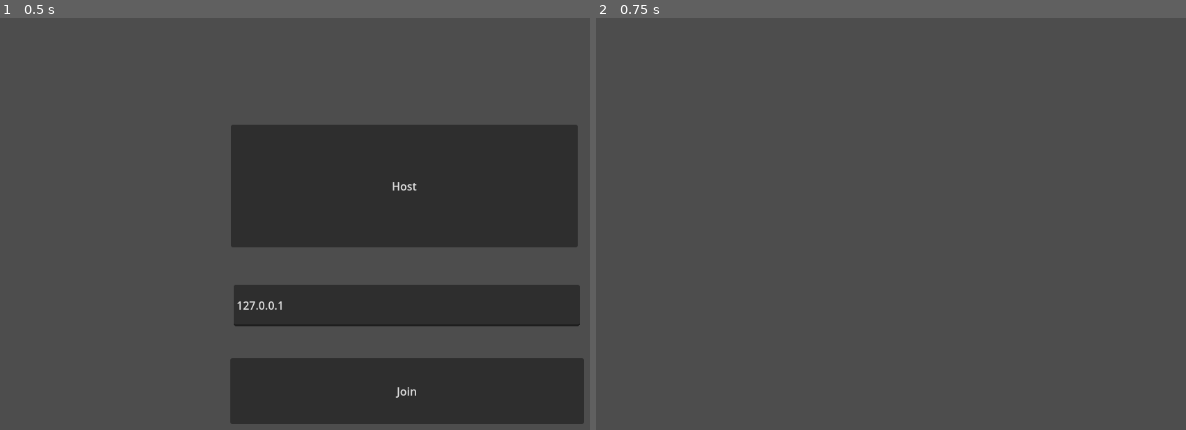
Above: before the commit, frames 1-2 (left to right).
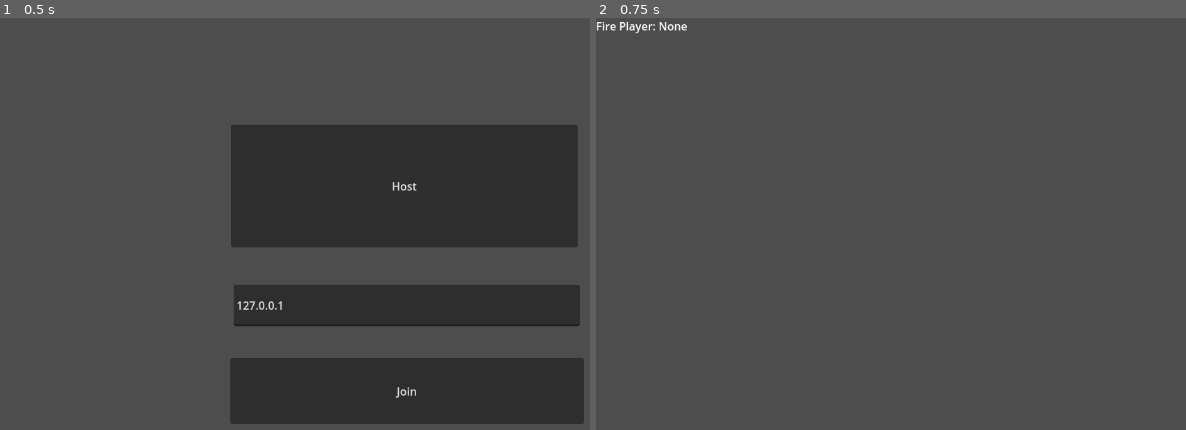
Above: after the commit, the same moments.

Repository: NoxLoveYa/Fire-Racer
Game: Godot game, scene res://Main.tscn
Same seed, same stepped clock (60 frames per second), same inputs: the game is played once before the commit and once after it.
Inputs:
- Up to frame 1 (0.5 s): no input
- Up to frame 2 (0.75 s): click "Join" at 0.5 s

Frame 1 is identical in both runs. In frame 2, 0.2% of the frame differs, in the area x 0-16%, y 0-4%.

Commit message:
[ADD] multiplayer random fire player

Diff:
--- a/Fire.tscn
+++ b/Fire.tscn
@@ -101,23 +101,6 @@
 
 [sub_resource type="QuadMesh" id="QuadMesh_347xb"]
 
-[sub_resource type="SceneReplicationConfig" id="SceneReplicationConfig_as3a7"]
-properties/0/path = NodePath("Fire:position")
-properties/0/spawn = true
-properties/0/replication_mode = 1
-properties/1/path = NodePath("Fire/StaticFlame:position")
-properties/1/spawn = true
-properties/1/replication_mode = 1
-properties/2/path = NodePath("Fire/Flames:position")
-properties/2/spawn = true
-properties/2/replication_mode = 1
-properties/3/path = NodePath("Fire/Smoke:position")
-properties/3/spawn = true
-properties/3/replication_mode = 1
-properties/4/path = NodePath("Fire/ParticulesFloating:position")
-properties/4/spawn = true
-properties/4/replication_mode = 1
-
 [node name="SceneRoot" type="Node3D"]
 
 [node name="World" type="Node" parent="."]
@@ -165,6 +148,3 @@
 lifetime = 2.0
 process_material = SubResource("ParticleProcessMaterial_jo10f")
 draw_pass_1 = SubResource("QuadMesh_347xb")
-
-[node name="MultiplayerSynchronizer" type="MultiplayerSynchronizer" parent="."]
-replication_config = SubResource("SceneReplicationConfig_as3a7")
--- a/FireMode.gd
+++ b/FireMode.gd
@@ -3,18 +3,22 @@
 ## Time before round starts
 @export var freeze_delay: float = 10.0
 ## Round duration in mins
-@export var game_time: float = 2.5
+@export var game_duration: float = 2.5
 ## Immunity time (player doesn't gain points)
 @export var immunity_time: float = 4.5
+@export var state: String = "freeze"
 
 @export var player_scene: PackedScene
 @export var fire_scene: PackedScene
 
+@export var fire_player_name: String = "None"
+
+@onready var players: Array[Node3D] = []
+@onready var timer: Timer = $Timer
+## The player that holds the flame
+@onready var fire_instance: Node3D = $Fire
+@onready var fire_player: Node3D = null
 var started = false
-
-## The player that holds the flame
-var fire_instance: Node3D = null
-var fire_player: Node3D = null
 
 # Called when the node enters the scene tree for the first time.
 func _ready():
@@ -24,8 +28,6 @@
 func _process(_delta):
 	if not started or not multiplayer.is_server():
 		return
-	if (fire_instance == null):
-		fire_instance = $"fire"
 	if (not fire_player):
 		fire_player = $"1"
 	fire_instance.position = fire_player.position + Vector3(0, 1, 0)
@@ -33,27 +35,46 @@
 # Multiplayer
 var peer = ENetMultiplayerPeer.new()
 
+@rpc("any_peer", "call_local")
+func _change_state():
+	if state == "freeze":
+		if multiplayer.is_server():
+			fire_player = players.pick_random()
+			fire_player_name = fire_player.name
+		state = "imun"
+	elif state == "imun":
+		state = "game"
+	elif state == "game":
+		state = "disp_winner"
+	else:
+		state = "freeze"
+	print(state)
+
+func _on_timer_timeout():
+	rpc("_change_state")
+
 func _on_host_pressed():
-	peer.create_server(1027)
+	peer.create_server(135)
 	multiplayer.multiplayer_peer = peer
 	multiplayer.peer_connected.connect(add_player)
 	add_player()
 	$CanvasLayer.hide()
+	$Hud.show()
+	timer.wait_time = freeze_delay
+	timer.start()
 	started = true
 
 func _on_join_pressed():
-	peer.create_client($"CanvasLayer/IpEdit".text, 1027)
+	peer.create_client($"CanvasLayer/IpEdit".text, 135)
 	multiplayer.multiplayer_peer = peer
 	$CanvasLayer.hide()
+	$Hud.show()
 
 func add_player(id = 1):
 	var player = player_scene.instantiate()
 	player.name = str(id)
 	call_deferred("add_child", player)
-	var fire = fire_scene.instantiate()
-	fire.set_multiplayer_authority(1)
-	fire.name = "fire"
-	call_deferred("add_child", fire, true)
+	players.append(player)
 
 func exit_game(id):
 	multiplayer.peer_disconnected.connect(del_player)
--- /dev/null
+++ b/Hud.gd
@@ -0,0 +1,5 @@
+extends CanvasLayer
+
+# Called every frame. 'delta' is the elapsed time since the previous frame.
+func _process(_delta):
+	$"FirePlayer".text = "Fire Player: " + str($"../".fire_player_name)
--- a/Main.tscn
+++ b/Main.tscn
@@ -1,9 +1,10 @@
-[gd_scene load_steps=8 format=3 uid="uid://b7sfh84763lft"]
+[gd_scene load_steps=10 format=3 uid="uid://b7sfh84763lft"]
 
 [ext_resource type="PackedScene" uid="uid://nppokluwj2ab" path="res://Map.tscn" id="1_rbais"]
 [ext_resource type="Script" path="res://FireMode.gd" id="1_v47ww"]
 [ext_resource type="PackedScene" uid="uid://u5j56ayx4nfm" path="res://Player.tscn" id="2_mx080"]
 [ext_resource type="PackedScene" uid="uid://ma5smjsys78k" path="res://Fire.tscn" id="3_xi78q"]
+[ext_resource type="Script" path="res://Hud.gd" id="5_uhnh7"]
 
 [sub_resource type="ProceduralSkyMaterial" id="ProceduralSkyMaterial_fc1av"]
 sky_top_color = Color(0, 0.229167, 0.55, 1)
@@ -28,8 +29,20 @@
 glow_hdr_scale = 1.5
 adjustment_saturation = 8.0
 
+[sub_resource type="SceneReplicationConfig" id="SceneReplicationConfig_eb0mr"]
+properties/0/path = NodePath("Fire:position")
+properties/0/spawn = true
+properties/0/replication_mode = 1
+properties/1/path = NodePath(".:state")
+properties/1/spawn = true
+properties/1/replication_mode = 1
+properties/2/path = NodePath(".:fire_player_name")
+properties/2/spawn = true
+properties/2/replication_mode = 1
+
 [node name="SceneRoot" type="Node3D"]
 script = ExtResource("1_v47ww")
+freeze_delay = 5.0
 player_scene = ExtResource("2_mx080")
 fire_scene = ExtResource("3_xi78q")
 
@@ -72,5 +85,24 @@
 _spawnable_scenes = PackedStringArray("res://Player.tscn", "res://Fire.tscn")
 spawn_path = NodePath("..")
 
+[node name="MultiplayerSynchronizer" type="MultiplayerSynchronizer" parent="."]
+replication_config = SubResource("SceneReplicationConfig_eb0mr")
+
+[node name="Fire" parent="." instance=ExtResource("3_xi78q")]
+
+[node name="Timer" type="Timer" parent="."]
+one_shot = true
+
+[node name="Hud" type="CanvasLayer" parent="."]
+visible = false
+script = ExtResource("5_uhnh7")
+
+[node name="FirePlayer" type="RichTextLabel" parent="Hud"]
+offset_right = 1150.0
+offset_bottom = 40.0
+text = "Fire Player: "
+fit_content = true
+
 [connection signal="pressed" from="CanvasLayer/Join" to="." method="_on_join_pressed"]
 [connection signal="pressed" from="CanvasLayer/Host" to="." method="_on_host_pressed"]
+[connection signal="timeout" from="Timer" to="." method="_on_timer_timeout"]
--- a/Player.gd
+++ b/Player.gd
@@ -53,12 +53,13 @@
 	transform.basis = transform.basis.rotated(steer_axis, steer_angle)
 
 func _physics_process(delta):
-	if is_multiplayer_authority():
-		if is_on_floor():
-			get_input()
-			steer_car()
-			apply_friction(delta)
-		else:
-			velocity.y += gravity * delta
-		velocity += acceleration * delta
-		move_and_slide()
+	if not is_multiplayer_authority() or $"../".state == "freeze":
+		return
+	if is_on_floor():
+		get_input()
+		steer_car()
+		apply_friction(delta)
+	else:
+		velocity.y += gravity * delta
+	velocity += acceleration * delta
+	move_and_slide()
--- a/Player.tscn
+++ b/Player.tscn
@@ -15,6 +15,7 @@
 properties/1/replication_mode = 1
 
 [node name="Player" type="CharacterBody3D"]
+collision_layer = 2
 script = ExtResource("1_joyq2")
 
 [node name="Kart" parent="." instance=ExtResource("1_ulc6r")]
--- a/map.tscn
+++ b/map.tscn
@@ -1,8 +1,7 @@
-[gd_scene load_steps=7 format=3 uid="uid://dhpiqp820byp5"]
+[gd_scene load_steps=5 format=3 uid="uid://nppokluwj2ab"]
 
 [ext_resource type="Texture2D" uid="uid://b8lt5u5rkhfqi" path="res://assets/prototype_textures/Dark/texture_01.png" id="1_pd378"]
 [ext_resource type="Texture2D" uid="uid://bmhjjkl7oin10" path="res://assets/prototype_textures/Dark/texture_02.png" id="2_1c6i4"]
-[ext_resource type="Texture2D" uid="uid://cia57paawsdrs" path="res://assets/prototype_textures/Orange/texture_09.png" id="3_14rwb"]
 
 [sub_resource type="StandardMaterial3D" id="StandardMaterial3D_ftau0"]
 albedo_texture = ExtResource("1_pd378")
@@ -14,18 +13,13 @@
 uv1_triplanar = true
 uv1_world_triplanar = true
 
-[sub_resource type="StandardMaterial3D" id="StandardMaterial3D_u2kh0"]
-albedo_texture = ExtResource("3_14rwb")
-uv1_triplanar = true
-uv1_world_triplanar = true
-
 [node name="SceneRoot" type="Node3D"]
 
 [node name="Map" type="CSGCombiner3D" parent="."]
 use_collision = true
 
 [node name="Ground" type="CSGBox3D" parent="Map"]
-transform = Transform3D(1, 0, 0, 0, 1.2, 0, 0, 0, 1, 3, -0.5994, 0)
+transform = Transform3D(1, 0, 0, 0, 1, 0, 0, 0, 1, 3, 0, 0)
 size = Vector3(15, 0.001, 17)
 material = SubResource("StandardMaterial3D_ftau0")
 
@@ -48,16 +42,3 @@
 transform = Transform3D(1, 0, 0, 0, 1, 0, 0, 0, 1, 0, 0.25, 8.5)
 size = Vector3(15, 0.5, 0.001)
 material = SubResource("StandardMaterial3D_6cowp")
-
-[node name="Mid" type="CSGPolygon3D" parent="Map/Ground"]
-transform = Transform3D(0.5, 0, 0, 0, 0.5, 0, 0, 0, 0.5, 0, 0, 0)
-polygon = PackedVector2Array(0, 0, 0, 1, 2, 1, 5, 0)
-mode = 1
-spin_degrees = 360.0
-spin_sides = 8
-material = SubResource("StandardMaterial3D_u2kh0")
-
-[node name="CSGSphere3D" type="CSGSphere3D" parent="Map/Ground/Mid"]
-transform = Transform3D(1, 0, 0, 0, 1, 0, 0, 0, 1, 0, 1, 0)
-operation = 2
-material = SubResource("StandardMaterial3D_u2kh0")
Not shown: 1 places in Fire.tscn that only renumber resources
